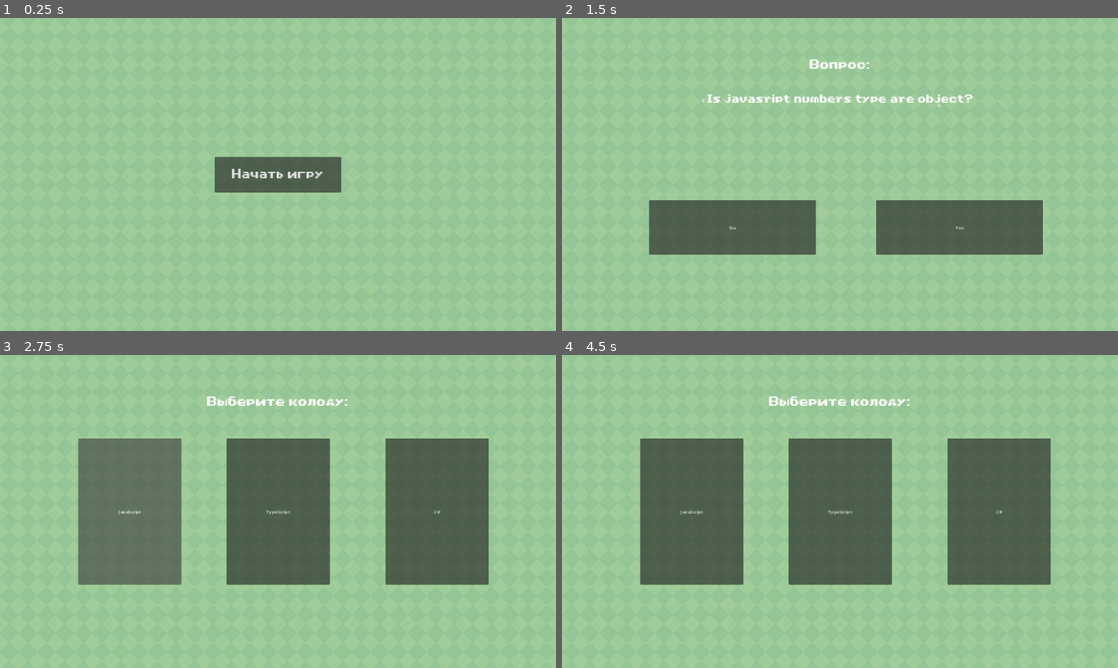
Above: before the commit, frames 1-4 (two rows, left to right).
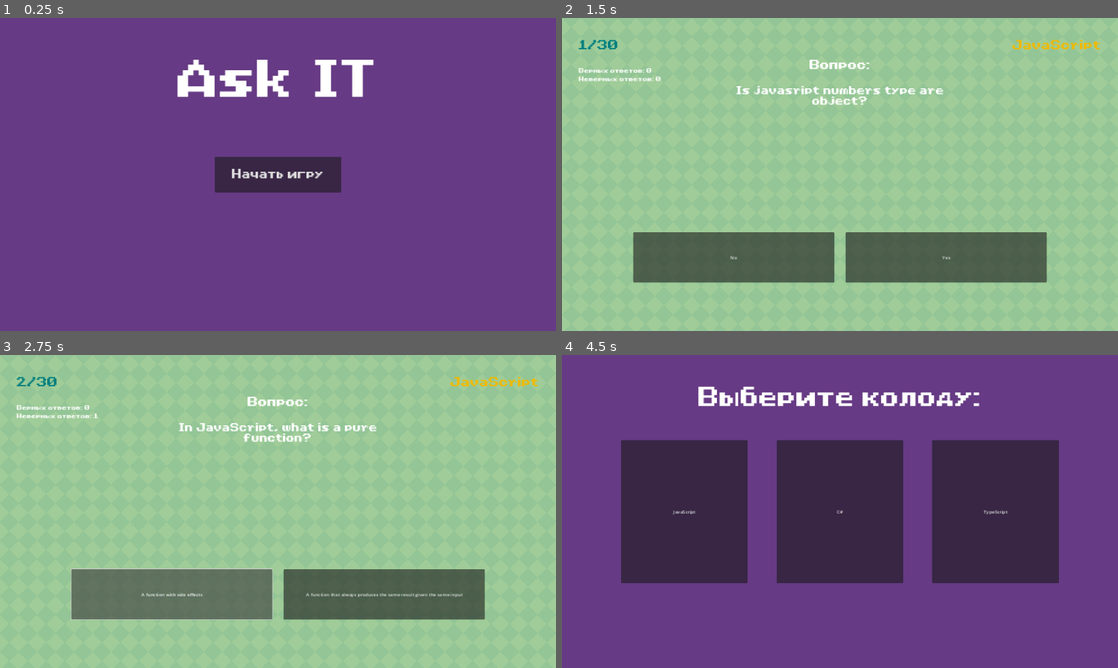
Above: after the commit, the same moments.

Repository: qana-ca/askit
Game: Godot game, scene res://Scenes/MainMenu/main_menu.tscn
The game is run twice, just before and just after one commit, with the same random seed, the same clock (stepped at 60 frames per second) and the same inputs.
Inputs (mouse positions are in pixels of both pictures, inside the frame that each line leads up to):
- Up to frame 1 (0.25 s): no input
- Up to frame 2 (1.5 s): click "Начать игру" at 0.5 s; click "JavaScript" at 1.25 s
- Up to frame 3 (2.75 s): click "No" at 2 s
- Up to frame 4 (4.5 s): click (734, 592) at 2.75 s, where only the run after the commit has a clickable "A function with side effects"; click (734, 592) at 3.5 s, where only the run after the commit has a clickable "Enabling flexible parsing"; click (734, 592) at 4.25 s, where only the run after the commit has a clickable "It continuously checks the me…"

The runs differ from the first frame. In frame 1, 100% of the frame differs, in the area x 0-100%, y 0-100%; in frame 2, 15%; in frame 3, 34%; in frame 4, 100%.

Commit message:
Реализовал отображение номера текущего вопроса, названия выбранной деки. Отрефакторил UI компоненты.

Diff:
--- a/Scenes/MainMenu/button.gd
+++ b/Scenes/MainMenu/button.gd
@@ -1,5 +1,4 @@
 extends Button
-
 
 func _on_pressed():
 	get_tree().change_scene_to_file("res://Scenes/PickDeck/pick_deck.tscn")
--- a/Scenes/MainMenu/main_menu.tscn
+++ b/Scenes/MainMenu/main_menu.tscn
@@ -1,20 +1,17 @@
-[gd_scene load_steps=4 format=3 uid="uid://vss611e7w2xu"]
+[gd_scene load_steps=3 format=3 uid="uid://vss611e7w2xu"]
 
-[ext_resource type="Texture2D" uid="uid://dxcnuu8b5ks86" path="res://Backgrounds/Green.png" id="1_7qopn"]
 [ext_resource type="FontFile" uid="uid://brd03uum54nk1" path="res://Fonts/NineteenEightySeven-MzMJ.ttf" id="2_u3hjt"]
 [ext_resource type="Script" path="res://Scenes/MainMenu/button.gd" id="3_68dne"]
 
 [node name="MainMenu" type="Node"]
 
-[node name="Background" type="TextureRect" parent="."]
-texture_filter = 1
+[node name="ColorRect" type="ColorRect" parent="."]
 anchors_preset = 15
 anchor_right = 1.0
 anchor_bottom = 1.0
 grow_horizontal = 2
 grow_vertical = 2
-texture = ExtResource("1_7qopn")
-stretch_mode = 1
+color = Color(0.4, 0.227451, 0.517647, 1)
 
 [node name="Button" type="Button" parent="."]
 anchors_preset = 8
@@ -33,4 +30,22 @@
 text = "Начать игру"
 script = ExtResource("3_68dne")
 
+[node name="Label" type="Label" parent="."]
+anchors_preset = -1
+anchor_left = 0.5
+anchor_top = 0.2
+anchor_right = 0.5
+anchor_bottom = 0.2
+offset_left = -347.0
+offset_top = -72.0
+offset_right = 347.5
+offset_bottom = 72.0
+grow_horizontal = 2
+grow_vertical = 2
+theme_override_fonts/font = ExtResource("2_u3hjt")
+theme_override_font_sizes/font_size = 128
+text = "Ask IT"
+horizontal_alignment = 1
+vertical_alignment = 1
+
 [connection signal="pressed" from="Button" to="Button" method="_on_pressed"]
--- a/Scenes/PickDeck/pick_deck.tscn
+++ b/Scenes/PickDeck/pick_deck.tscn
@@ -1,84 +1,72 @@
-[gd_scene load_steps=4 format=3 uid="uid://c27stdprdg341"]
+[gd_scene load_steps=3 format=3 uid="uid://c27stdprdg341"]
 
-[ext_resource type="Texture2D" uid="uid://dxcnuu8b5ks86" path="res://Backgrounds/Green.png" id="1_70smg"]
 [ext_resource type="Script" path="res://Scenes/PickDeck/pick_deck.gd" id="1_ljn8k"]
 [ext_resource type="FontFile" uid="uid://brd03uum54nk1" path="res://Fonts/NineteenEightySeven-MzMJ.ttf" id="2_iq1pn"]
 
 [node name="PickDeck" type="Node"]
 script = ExtResource("1_ljn8k")
 
-[node name="Background" type="TextureRect" parent="."]
-texture_filter = 1
+[node name="ColorRect" type="ColorRect" parent="."]
 anchors_preset = 15
 anchor_right = 1.0
 anchor_bottom = 1.0
 grow_horizontal = 2
 grow_vertical = 2
-texture = ExtResource("1_70smg")
-stretch_mode = 1
+color = Color(0.4, 0.227451, 0.517647, 1)
 
 [node name="Label" type="Label" parent="."]
-anchors_preset = 5
-anchor_left = 0.5
-anchor_right = 0.5
-offset_left = -280.5
-offset_top = 112.0
-offset_right = 280.5
-offset_bottom = 211.0
-grow_horizontal = 2
-theme_override_fonts/font = ExtResource("2_iq1pn")
-theme_override_font_sizes/font_size = 32
-text = "Выберите колоду:"
-horizontal_alignment = 1
-vertical_alignment = 1
-
-[node name="JavaScriptButton" type="Button" parent="."]
 anchors_preset = 8
 anchor_left = 0.5
 anchor_top = 0.5
 anchor_right = 0.5
 anchor_bottom = 0.5
-offset_left = -690.5
-offset_top = -252.5
-offset_right = -333.5
-offset_bottom = 252.5
+offset_left = -488.5
+offset_top = -440.0
+offset_right = 488.5
+offset_bottom = -341.0
 grow_horizontal = 2
 grow_vertical = 2
-text = "JavaScript"
+theme_override_fonts/font = ExtResource("2_iq1pn")
+theme_override_font_sizes/font_size = 64
+text = "Выберите колоду:"
+horizontal_alignment = 1
+vertical_alignment = 1
 
-[node name="TypeScriptButton" type="Button" parent="."]
+[node name="GameManager" type="Node" parent="."]
+
+[node name="HBoxContainer" type="HBoxContainer" parent="."]
 anchors_preset = 8
 anchor_left = 0.5
 anchor_top = 0.5
 anchor_right = 0.5
 anchor_bottom = 0.5
-offset_left = -178.5
-offset_top = -252.5
-offset_right = 178.5
-offset_bottom = 252.5
+offset_left = -756.0
+offset_top = -246.5
+offset_right = 756.0
+offset_bottom = 246.5
 grow_horizontal = 2
 grow_vertical = 2
+theme_override_constants/separation = 100
+alignment = 1
+
+[node name="JavaScriptButton" type="Button" parent="HBoxContainer"]
+layout_mode = 2
+size_flags_horizontal = 3
+text = "JavaScript"
+
+[node name="CsharpButton" type="Button" parent="HBoxContainer"]
+layout_mode = 2
+size_flags_horizontal = 3
+text = "C#"
+
+[node name="TypeScriptButton" type="Button" parent="HBoxContainer"]
+layout_mode = 2
+size_flags_horizontal = 3
 text = "TypeScript"
 
-[node name="CsharpButton" type="Button" parent="."]
-anchors_preset = 6
-anchor_left = 1.0
-anchor_top = 0.5
-anchor_right = 1.0
-anchor_bottom = 0.5
-offset_left = -589.0
-offset_top = -252.5
-offset_right = -232.0
-offset_bottom = 252.5
-grow_horizontal = 0
-grow_vertical = 2
-text = "C#"
-
-[node name="GameManager" type="Node" parent="."]
-
-[connection signal="pressed" from="JavaScriptButton" to="." method="_on_button_pressed"]
-[connection signal="pressed" from="JavaScriptButton" to="." method="_on_java_script_button_pressed"]
-[connection signal="pressed" from="TypeScriptButton" to="." method="_on_type_script_button_pressed"]
-[connection signal="pressed" from="TypeScriptButton" to="." method="_on_button_pressed"]
-[connection signal="pressed" from="CsharpButton" to="." method="_on_button_pressed"]
-[connection signal="pressed" from="CsharpButton" to="." method="_on_csharp_button_pressed"]
+[connection signal="pressed" from="HBoxContainer/JavaScriptButton" to="." method="_on_button_pressed"]
+[connection signal="pressed" from="HBoxContainer/JavaScriptButton" to="." method="_on_java_script_button_pressed"]
+[connection signal="pressed" from="HBoxContainer/CsharpButton" to="." method="_on_csharp_button_pressed"]
+[connection signal="pressed" from="HBoxContainer/CsharpButton" to="." method="_on_button_pressed"]
+[connection signal="pressed" from="HBoxContainer/TypeScriptButton" to="." method="_on_button_pressed"]
+[connection signal="pressed" from="HBoxContainer/TypeScriptButton" to="." method="_on_type_script_button_pressed"]
--- a/Scenes/Question/question.gd
+++ b/Scenes/Question/question.gd
@@ -1,15 +1,50 @@
 extends Node
 
+# Question
 @onready var question = %Question
-@onready var first_answer = %FirstAnswer
-@onready var second_answer = %SecondAnswer
-@onready var right_answers_count = $RightAnswersCount
-@onready var wrong_answers_count = $WrongAnswersCount
+# Buttons
+@onready var first_answer_button = %FirstAnswerButton
+@onready var second_answer_button = %SecondAnswerButton
+# Count
+@onready var right_answers_count = %RightAnswersCount
+@onready var wrong_answers_count = %WrongAnswersCount
+# Top
+@onready var questions_count = %QuestionsCount
+@onready var selected_deck = %SelectedDeck
+
+const QUESTIONS_IN_DECK_COUNT = 30;
+var right_answers = 0;
+var wrong_answers = 0;
+
+func update_right_answers_count(isInit: bool = false):
+	if (!isInit): right_answers += 1;
+	right_answers_count.text = "Верных ответов: " + str(right_answers);
+
+func update_wrong_answers_count(isInit: bool = false):
+	if (!isInit): wrong_answers += 1;
+	wrong_answers_count.text = "Неверных ответов: " + str(wrong_answers);
+
+func update_questions_count():
+	questions_count.text = str(GlobalVariables.currentQuestionIndex + 1) + "/" + str(QUESTIONS_IN_DECK_COUNT);
+
+func get_deck_name(deck: String):
+	match deck:
+		"javascript":
+			return "JavaScript"
+		"typescript":
+			return "TypeScript"
+		"csharp":
+			return "C#"
+
 
 
 func _ready():
 	right_answers_count.text = "0"
 	wrong_answers_count.text = "0"
+	selected_deck.text = get_deck_name(GlobalVariables.pickedDeck);
+	update_questions_count()
+	update_right_answers_count(true)
+	update_wrong_answers_count(true)
 	pick_question()
 
 func pick_question():
@@ -23,41 +58,36 @@
 		question.text = currentQuestion.question
 		var choice = randi() % 2 == 0
 		if (choice):
-			first_answer.text = currentQuestion.answerWrong
-			second_answer.text = currentQuestion.answerRight
+			first_answer_button.text = currentQuestion.answerWrong
+			second_answer_button.text = currentQuestion.answerRight
 		else:
-			first_answer.text = currentQuestion.answerRight
-			second_answer.text = currentQuestion.answerWrong
+			first_answer_button.text = currentQuestion.answerRight
+			second_answer_button.text = currentQuestion.answerWrong
 	else:
 		get_tree().change_scene_to_file("res://Scenes/PickDeck/pick_deck.tscn")
 
-func on_right_answer():
-	print("right")
-	GlobalVariables.currentQuestionIndex += 1
-	right_answers_count.text = str(right_answers_count.text.to_int() + 1)
+func on_asnwer(was_right: bool):
+	GlobalVariables.currentQuestionIndex += 1;
 
-	pick_question()
+	if (was_right):
+		update_right_answers_count()
+	else:
+		update_wrong_answers_count()
 
-func on_wrong_answer():
-	print("wrong")
-	GlobalVariables.currentQuestionIndex += 1
-	wrong_answers_count.text = str(wrong_answers_count.text.to_int() + 1)
-
-	pick_question()
+	pick_question();
+	update_questions_count();
 
 func _on_first_answer_pressed():
 	var currentQuestion = GlobalVariables.questions[GlobalVariables.pickedDeck][GlobalVariables.currentQuestionIndex]
 
-	if (currentQuestion.answerRight == first_answer.text):
-		on_right_answer()
-	else:
-		on_wrong_answer()
+	var was_right = currentQuestion.answerRight == first_answer_button.text;
+
+	on_asnwer(was_right)
 
 
 func _on_second_answer_pressed():
 	var currentQuestion = GlobalVariables.questions[GlobalVariables.pickedDeck][GlobalVariables.currentQuestionIndex]
 
-	if (currentQuestion.answerRight == second_answer.text):
-		on_right_answer()
-	else:
-		on_wrong_answer()
+	var was_right = currentQuestion.answerRight == second_answer_button.text;
+
+	on_asnwer(was_right)
--- a/Scenes/Question/question.tscn
+++ b/Scenes/Question/question.tscn
@@ -17,15 +17,47 @@
 texture = ExtResource("2_j2rdm")
 stretch_mode = 1
 
+[node name="QuestionsCount" type="Label" parent="."]
+unique_name_in_owner = true
+anchors_preset = -1
+anchor_left = 0.03
+anchor_top = 0.07
+anchor_right = 0.05
+anchor_bottom = 0.07
+offset_right = 66.0
+offset_bottom = 45.0
+theme_override_colors/font_color = Color(0, 0.494118, 0.494118, 1)
+theme_override_fonts/font = ExtResource("3_pc6b8")
+theme_override_font_sizes/font_size = 32
+text = "1/30"
+
+[node name="SelectedDeck" type="Label" parent="."]
+unique_name_in_owner = true
+anchors_preset = -1
+anchor_left = 0.97
+anchor_top = 0.07
+anchor_right = 0.97
+anchor_bottom = 0.07
+offset_left = -138.0
+offset_bottom = 45.0
+grow_horizontal = 0
+theme_override_colors/font_color = Color(0.941176, 0.72549, 0, 1)
+theme_override_fonts/font = ExtResource("3_pc6b8")
+theme_override_font_sizes/font_size = 32
+text = "JavaScript"
+
 [node name="Label" type="Label" parent="."]
-anchors_preset = 5
+anchors_preset = -1
 anchor_left = 0.5
+anchor_top = 0.15
 anchor_right = 0.5
+anchor_bottom = 0.15
 offset_left = -280.5
-offset_top = 112.0
+offset_top = -49.5
 offset_right = 280.5
-offset_bottom = 211.0
+offset_bottom = 49.5
 grow_horizontal = 2
+grow_vertical = 2
 theme_override_fonts/font = ExtResource("3_pc6b8")
 theme_override_font_sizes/font_size = 32
 text = "Вопрос:"
@@ -34,49 +66,71 @@
 
 [node name="Question" type="Label" parent="."]
 unique_name_in_owner = true
-anchors_preset = 5
+anchors_preset = -1
 anchor_left = 0.5
+anchor_top = 0.25
 anchor_right = 0.5
-offset_left = -280.5
-offset_top = 232.0
-offset_right = 280.5
-offset_bottom = 331.0
+anchor_bottom = 0.25
+offset_left = -458.0
+offset_top = -49.5
+offset_right = 458.0
+offset_bottom = 49.5
 grow_horizontal = 2
+grow_vertical = 2
 theme_override_fonts/font = ExtResource("3_pc6b8")
 theme_override_font_sizes/font_size = 28
+text = "Какое название было у JavaScript в самом начале разработки"
 horizontal_alignment = 1
 vertical_alignment = 1
+autowrap_mode = 2
 
-[node name="FirstAnswer" type="Button" parent="."]
+[node name="AnswersButtons" type="HBoxContainer" parent="."]
+anchors_preset = -1
+anchor_left = 0.5
+anchor_top = 0.8
+anchor_right = 0.5
+anchor_bottom = 0.8
+offset_left = -714.0
+offset_top = -125.0
+offset_right = 714.0
+offset_bottom = 49.0
+grow_horizontal = 2
+grow_vertical = 2
+theme_override_constants/separation = 40
+
+[node name="FirstAnswerButton" type="Button" parent="AnswersButtons"]
 unique_name_in_owner = true
-offset_left = 301.0
-offset_top = 629.0
-offset_right = 877.0
-offset_bottom = 817.0
+layout_mode = 2
+size_flags_horizontal = 3
 
-[node name="SecondAnswer" type="Button" parent="."]
+[node name="SecondAnswerButton" type="Button" parent="AnswersButtons"]
 unique_name_in_owner = true
-offset_left = 1085.0
-offset_top = 629.0
-offset_right = 1661.0
-offset_bottom = 817.0
+layout_mode = 2
+size_flags_horizontal = 3
 
-[node name="RightAnswersCount" type="Label" parent="."]
+[node name="AnswersCountLabels" type="VBoxContainer" parent="."]
 anchors_preset = -1
-anchor_left = 0.245
-anchor_top = 0.29
-anchor_right = 0.245
-anchor_bottom = 0.29
-offset_left = 12.6
-offset_top = -42.2
-offset_right = 213.6
-offset_bottom = 32.8
+anchor_left = 0.03
+anchor_top = 0.16
+anchor_right = 0.03
+anchor_bottom = 0.16
+offset_right = 40.0
+offset_bottom = 40.0
+theme_override_constants/separation = 10
 
-[node name="WrongAnswersCount" type="Label" parent="."]
-offset_left = 1298.0
-offset_top = 289.0
-offset_right = 1511.0
-offset_bottom = 358.0
+[node name="RightAnswersCount" type="Label" parent="AnswersCountLabels"]
+unique_name_in_owner = true
+layout_mode = 2
+theme_override_fonts/font = ExtResource("3_pc6b8")
+text = "Правильно: 0
+"
 
-[connection signal="pressed" from="FirstAnswer" to="." method="_on_first_answer_pressed"]
-[connection signal="pressed" from="SecondAnswer" to="." method="_on_second_answer_pressed"]
+[node name="WrongAnswersCount" type="Label" parent="AnswersCountLabels"]
+unique_name_in_owner = true
+layout_mode = 2
+theme_override_fonts/font = ExtResource("3_pc6b8")
+text = "Неправильно: 0
+"
+
+[connection signal="pressed" from="AnswersButtons/FirstAnswerButton" to="." method="_on_first_answer_pressed"]
+[connection signal="pressed" from="AnswersButtons/SecondAnswerButton" to="." method="_on_second_answer_pressed"]
--- a/global_variables.gd
+++ b/global_variables.gd
@@ -1,17 +1,42 @@
 extends Node
 
 var questions = {
+	# JavaScript questions
 	"javascript": [
 		{
 			"question": "Is javasript numbers type are object?",
 			"answerWrong": "No",
 			"answerRight": "Yes"
+		},
+		{
+			"question": "In JavaScript, what is a pure function?",
+			"answerWrong": "A function with side effects",
+			"answerRight": "A function that always produces the same result given the same input"
+		},
+		{
+			"question": "What is the purpose of the 'use strict' mode in JavaScript?",
+			"answerWrong": "Enabling flexible parsing",
+			"answerRight": "Catching common coding mistakes and preventing the use of certain error-prone features"
+		},
+		{
+			"question": "How does the event loop work in JavaScript?",
+			"answerWrong": "It executes all tasks simultaneously",
+			"answerRight": "It continuously checks the message queue for tasks and executes them one by one"
 		}
 	],
+	# TypeScript
 	"typescript": [],
+	# CSharp
 	"csharp": []
 }
+
 var currentQuestionIndex = 0
+
+enum Decks {
+	JavaScript,
+	TypeScript,
+	CSharp
+}
 
 var pickedDeck = null
 
--- a/project.godot
+++ b/project.godot
@@ -61,5 +61,6 @@
 
 [rendering]
 
+renderer/rendering_method="gl_compatibility"
 renderer/rendering_method.mobile="gl_compatibility"
 environment/defaults/default_clear_color=Color(0, 0, 0, 1)
